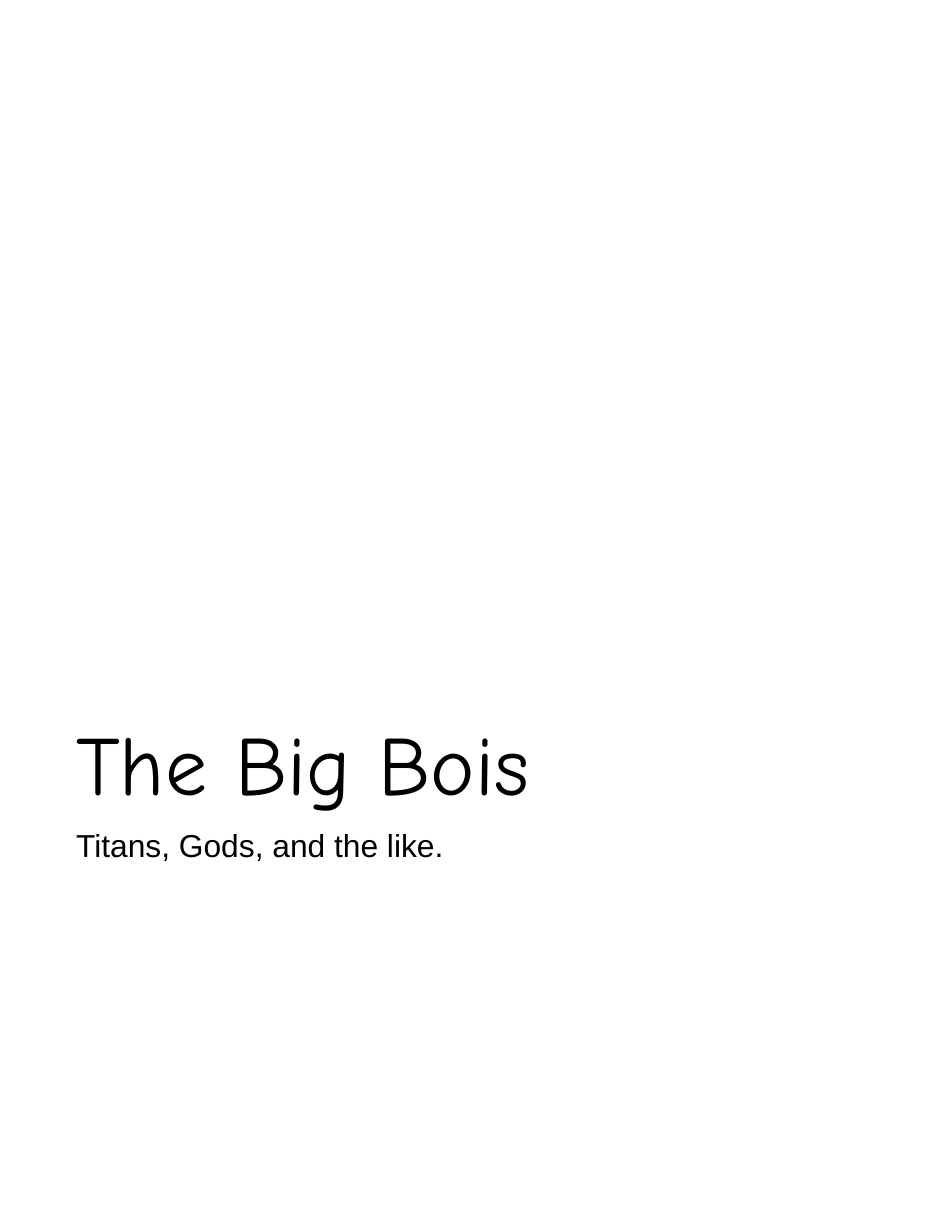
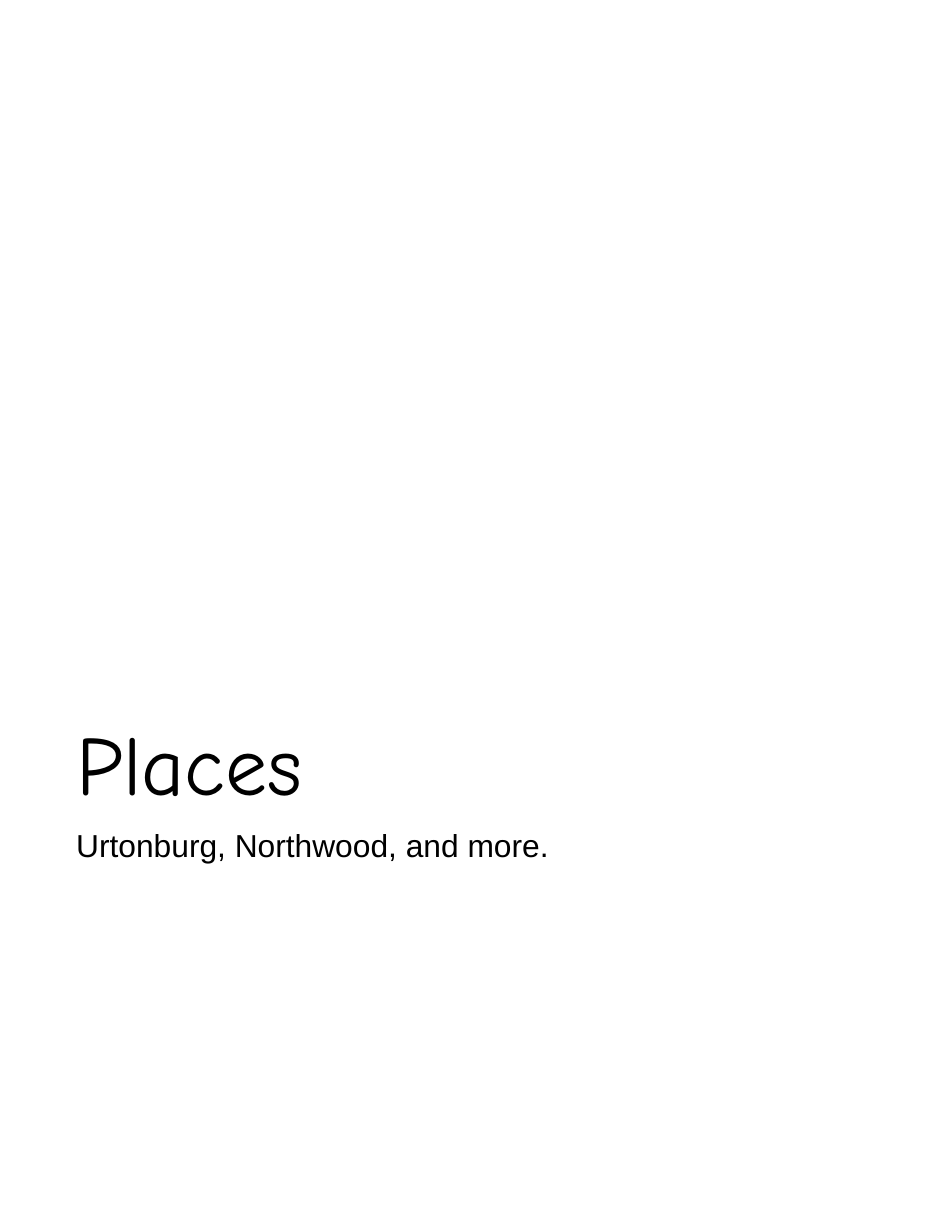
Before and after one commit to polic72/DnD-Stuff, a slide deck: slide 4 of The Jaws of Time.pptx. Drawn at 952x1232 pixels with LibreOffice and Linux fonts; fonts in the diff are those of the drawing; background and template pictures are left out. Boxes give left, top, right and bottom in pixels: in the first picture for what was removed or moved away, otherwise in the second. Text is boxed around its words. In the diff, an @@ line names an element or a change of style, - is before the commit and + after.

Commit message:
Did a lot of Urtonburg stuff.

```diff
--- a/The Jaws of Time.pptx
+++ b/The Jaws of Time.pptx
@@ title at (76,738,302,796): text changed @@
-The Big Bois
+Places
@@ text at (76,834,549,863): text changed @@
-Titans, Gods, and the like.
+Urtonburg, Northwood, and more.
```
Also in this commit, not shown: 1 other slide changed, 4 slides added, 10 slides removed, 3 other files.
